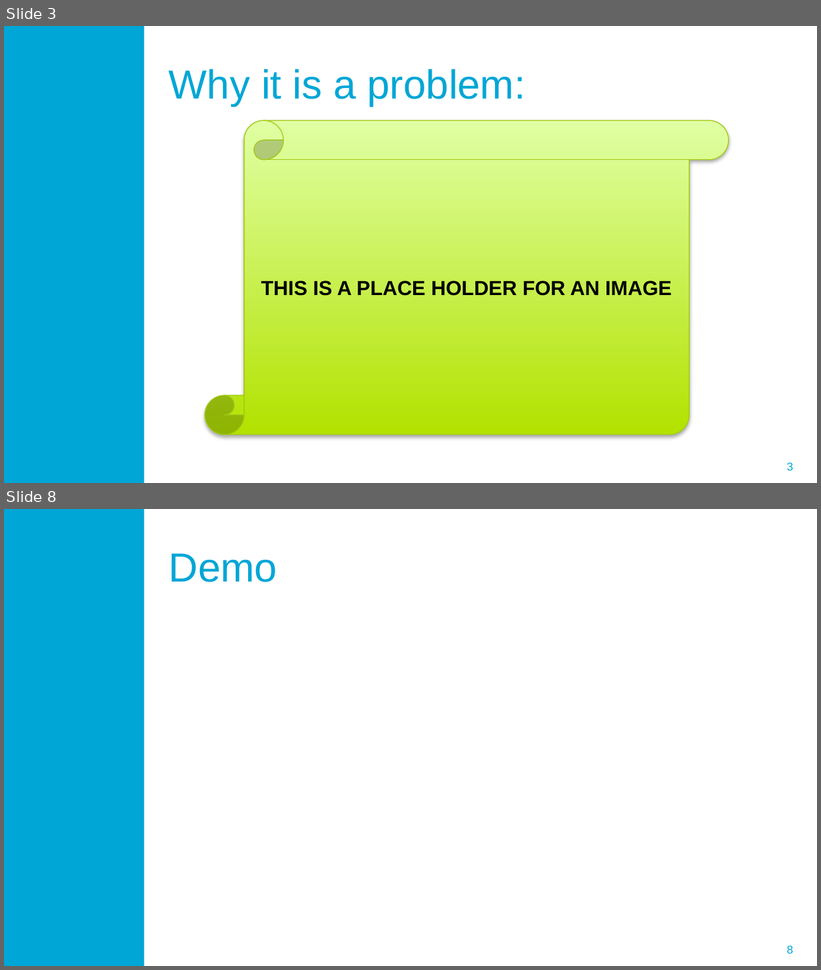
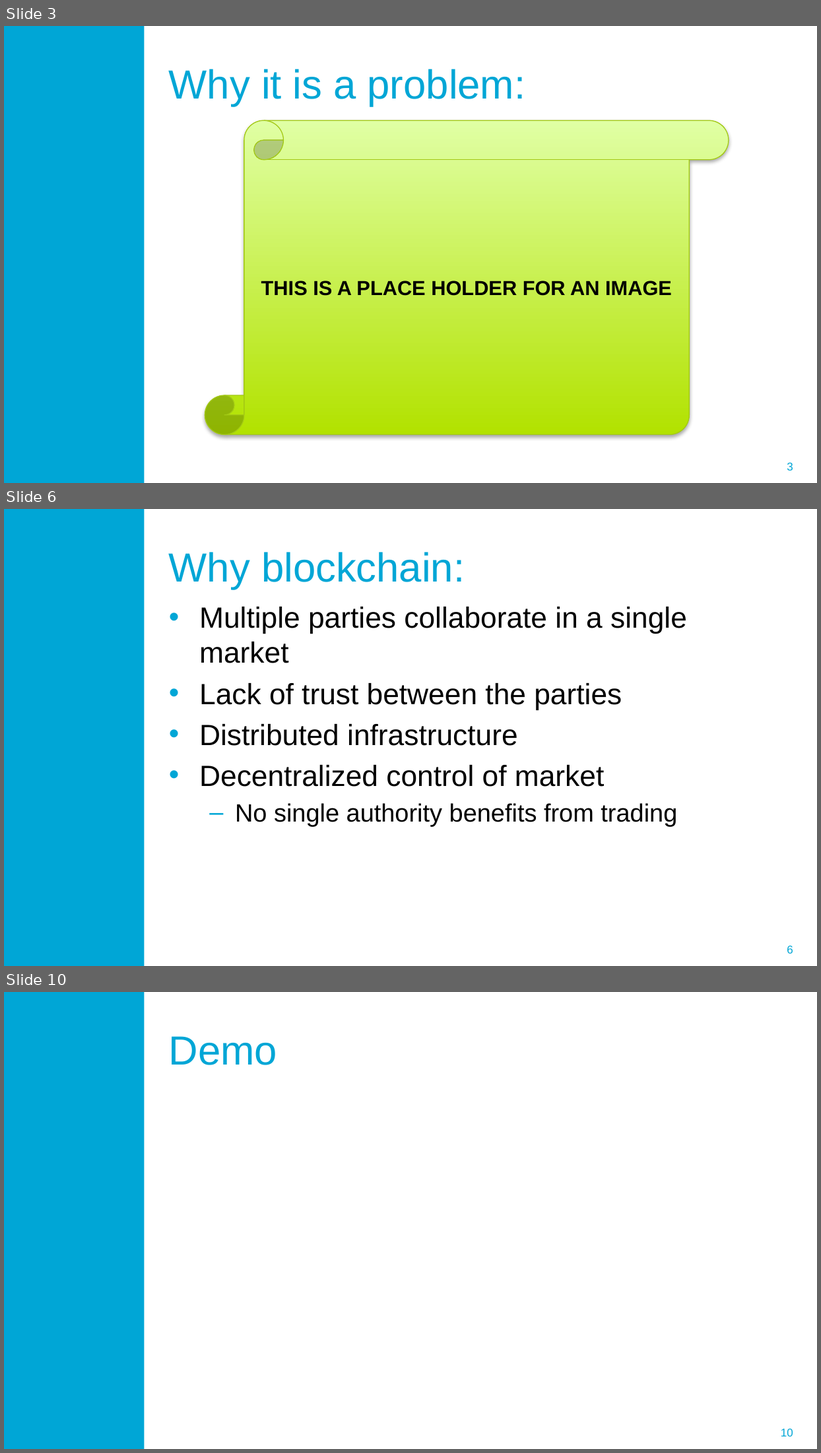
Before and after one commit to blockchain-lab/eXchains, a slide deck: Documentation/SmartGridChain.pptx. Shown one above the other, each under a label of ours: slides 3 and 8 before the commit, slides 3, 6 and 10 after it; the slides between them are not shown. The pictures are 821x970 and 821x1453 pixels, drawn with LibreOffice and Linux fonts; fonts in the diff are those of the drawing; background and template pictures are left out. Boxes give left, top, right and bottom in pixels: in the first picture for what was removed or moved away, otherwise in the second. Text is boxed around its words. In the diff, an @@ line names an element or a change of style, - is before the commit and + after.

```diff
--- a/Documentation/SmartGridChain.pptx
+++ b/Documentation/SmartGridChain.pptx
@@ slide 6 added at [4,509,817,966], background #FFFFFF; not listed: 2 template elements that a slide beside it also shows @@
@@ title added at [169,552,465,589], 36 pt, text #00A6D6 @@
+Why blockchain:
@@ text added at [199,607,687,826], 25.9 pt, text #000000 @@
+• Multiple parties collaborate in a single market
+• Lack of trust between the parties
+• Distributed infrastructure
+• Decentralized control of market
+  – No single authority benefits from trading
@@ what was slide 8 is now slide 10 @@
@@ page number at [781,1429,793,1437]: text changed @@
-8
+10
```
Also in this commit, not shown: 4 slides changed, 1 other slide added.
